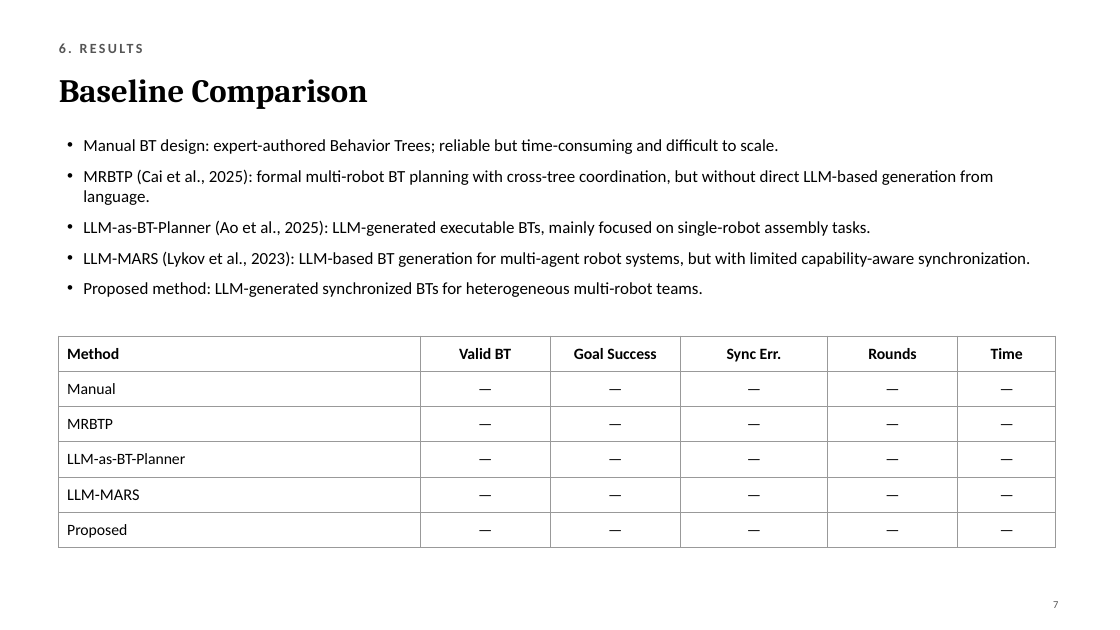
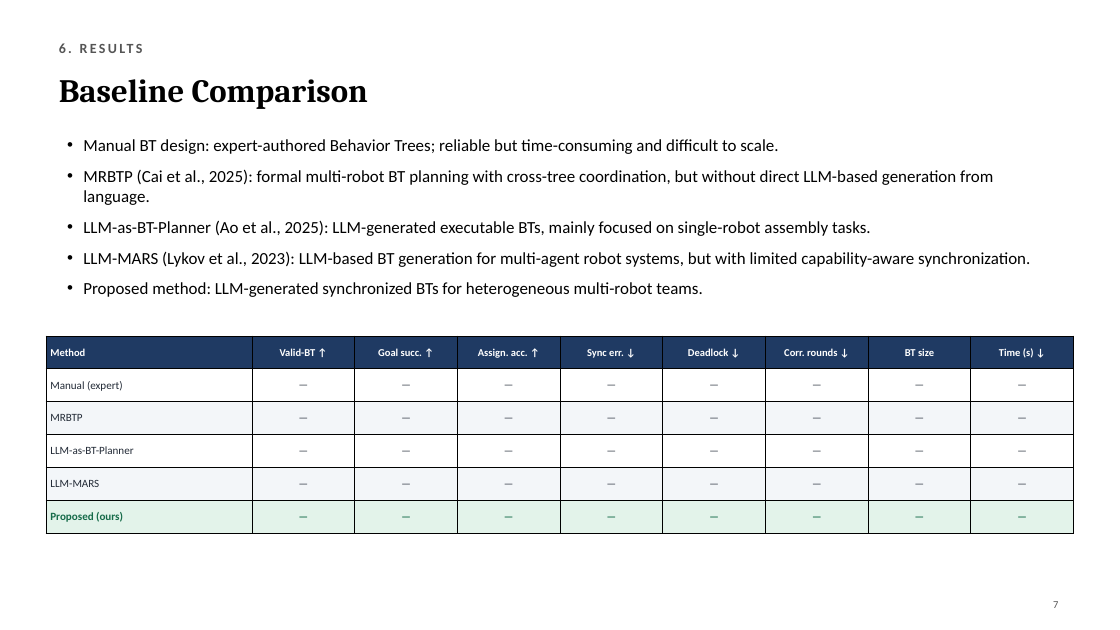
Before and after one commit to YevgeniyDev/llm_as_mr_bt_planner, a slide deck: slide 8 of LLM-MultiRobot-BT-Planner_1.pptx. Drawn at 1120x630 pixels with LibreOffice and Linux fonts; fonts in the diff are those of the drawing. Boxes give left, top, right and bottom in pixels: in the first picture for what was removed or moved away, otherwise in the second. Text is boxed around its words. In the diff, an @@ line names an element or a change of style, - is before the commit and + after.

```diff
--- a/LLM-MultiRobot-BT-Planner_1.pptx
+++ b/LLM-MultiRobot-BT-Planner_1.pptx
@@ table at bbox=[46, 336, 1072, 534] @@
-column 1: Method | Manual | MRBTP | LLM-as-BT-Planner | LLM-MARS | Proposed
-column 2: Valid BT | — | — | — | — | —
-column 3: Goal Success | — | — | — | — | —
-column 4: Sync Err. | — | — | — | — | —
-column 5: Rounds | — | — | — | — | —
-column 6: Time | — | — | — | — | —
+column 1: Method | Manual (expert) | MRBTP | LLM-as-BT-Planner | LLM-MARS | Proposed (ours)
+column 2: Valid-BT ↑ | — | — | — | — | —
+column 3: Goal succ. ↑ | — | — | — | — | —
+column 4: Assign. acc. ↑ | — | — | — | — | —
+column 5: Sync err. ↓ | — | — | — | — | —
+column 6: Deadlock ↓ | — | — | — | — | —
+column 7: Corr. rounds ↓ | — | — | — | — | —
+column 8: BT size | — | — | — | — | —
+column 9: Time (s) ↓ | — | — | — | — | —
@@ table: place and size @@
-table at bbox=[59, 336, 1056, 548]
+table at bbox=[46, 336, 1072, 534]
```
